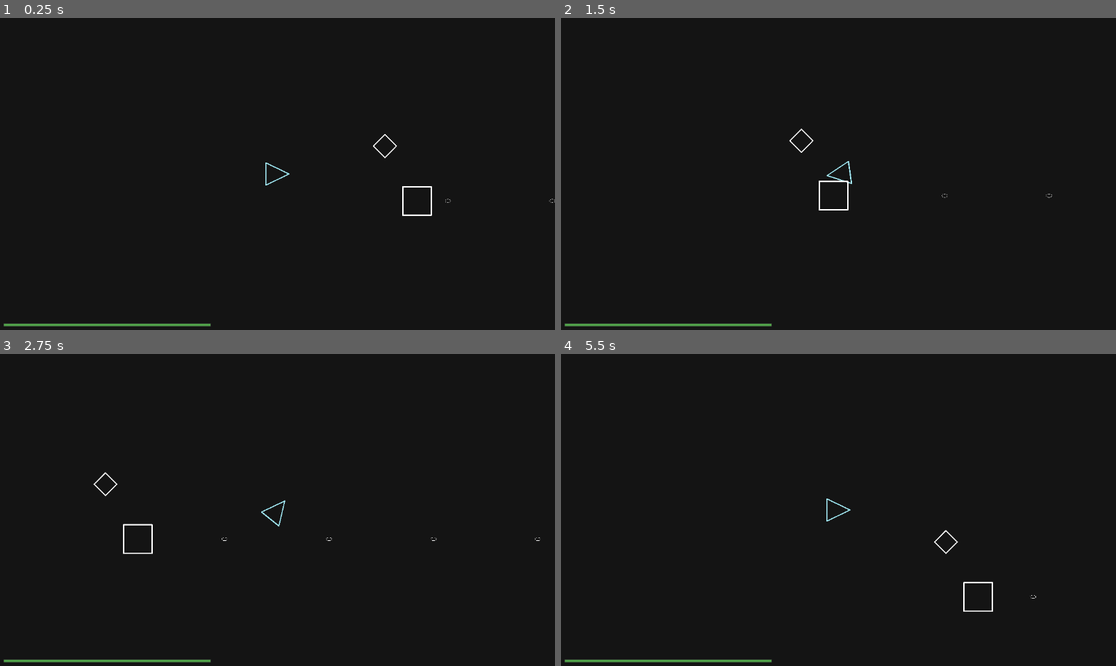
Above: before the commit, frames 1-4 (two rows, left to right).
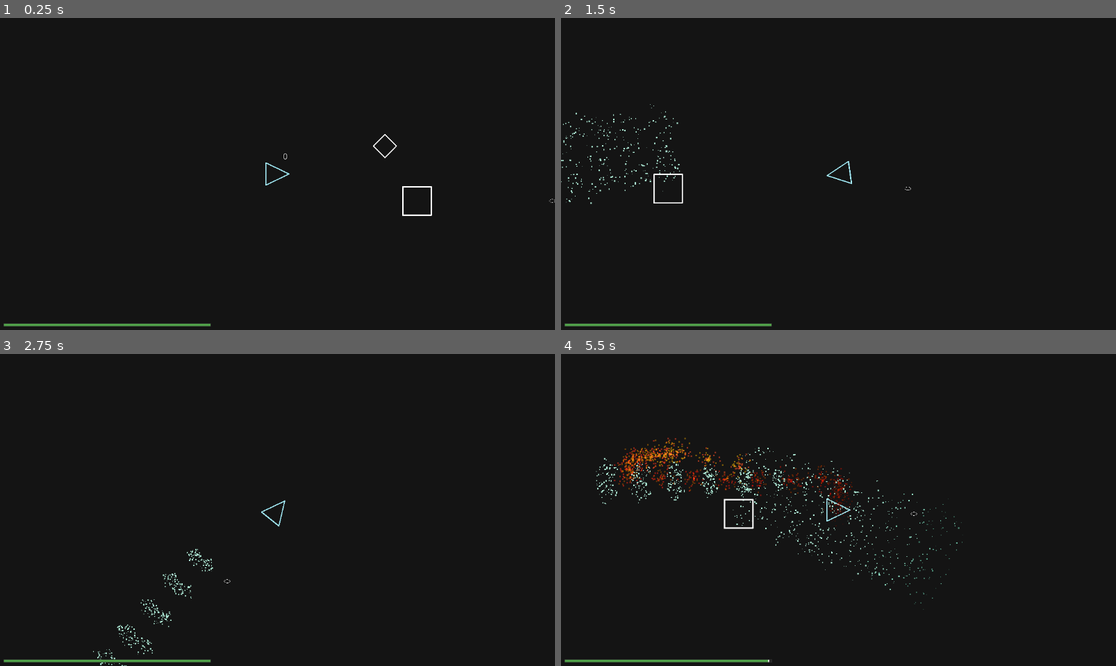
Above: after the commit, the same moments.

Repository: DavidEkpechue/Godot_Project
Game: Godot game, scene res://Levels/level.tscn
Two runs of this game, one before a commit and one after it. Both use one fixed random seed, a clock stepped at 60 frames per second and the inputs below.
Inputs (mouse positions are in pixels of both pictures, inside the frame that each line leads up to):
- Up to frame 1 (0.25 s): no input
- Up to frame 2 (1.5 s): tap Enter at 0.5 s; move the mouse to (960, 158) at 0.52 s; hold D (Right) 0.53-1.28 s; right-click (960, 158) at 0.6 s; tap Space (Dash, bound only before the commit) at 0.8, 1.35 s; move the mouse to (727, 189) at 1.27 s; hold S (Down) from 1.28 s (still down)
- Up to frame 3 (2.75 s): click (166, 525) at 1.55 s; move the mouse to (333, 441) at 2.02 s; release S (Down) at 2.03 s; hold D (Right) from 2.03 s (still down); click (333, 441) at 2.1 s; right-click (333, 441) at 2.3 s
- Up to frame 4 (5.5 s): move the mouse to (810, 572) at 2.77 s; release D (Right) at 2.78 s; hold W (Up) 2.78-3.53 s; right-click (810, 572) at 2.85 s; tap Space (Dash, bound only before the commit) at 3.05, 3.6, 5.3 s; move the mouse to (1005, 556) at 3.52 s; hold A (Left) 3.53-5.03 s; click (1005, 556) at 3.8 s; move the mouse to (672, 463) at 4.27 s; click (672, 463) at 4.35 s; right-click (672, 463) at 4.55 s; move the mouse to (866, 510) at 5.02 s; hold S (Down) from 5.03 s (still down); right-click (866, 510) at 5.1 s

The runs differ from the first frame. In frame 1, less than 0.1% of the frame differs, in the area x 51-82%, y 43-60%; in frame 2, 0.6%; in frame 3, 0.5%; in frame 4, 2.3%, in the area x 6-86%, y 26-99%.

Commit message:
added dashing

Diff:
--- /dev/null
+++ b/Assets/Particles/dashing_particles.tscn
@@ -0,0 +1,32 @@
+[gd_scene load_steps=6 format=3 uid="uid://dumy24kjo3emi"]
+
+[sub_resource type="Curve" id="Curve_0srm6"]
+_data = [Vector2(0, 1), 0.0, 0.0, 0, 0, Vector2(0.822917, 1), 0.0, 0.0, 0, 0, Vector2(1, 0), 0.0, 0.0, 0, 0]
+point_count = 3
+
+[sub_resource type="CurveTexture" id="CurveTexture_d74q6"]
+curve = SubResource("Curve_0srm6")
+
+[sub_resource type="Gradient" id="Gradient_44pka"]
+colors = PackedColorArray(1, 1, 1, 1, 1, 1, 1, 1)
+
+[sub_resource type="GradientTexture1D" id="GradientTexture1D_i3rtf"]
+gradient = SubResource("Gradient_44pka")
+
+[sub_resource type="ParticleProcessMaterial" id="ParticleProcessMaterial_xv2uw"]
+particle_flag_disable_z = true
+emission_shape = 1
+emission_sphere_radius = 1.0
+initial_velocity_min = 100.0
+initial_velocity_max = 200.0
+gravity = Vector3(0, 0, 0)
+scale_max = 3.0
+color_ramp = SubResource("GradientTexture1D_i3rtf")
+alpha_curve = SubResource("CurveTexture_d74q6")
+
+[node name="DashingParticles" type="GPUParticles2D"]
+self_modulate = Color(0.439216, 0.815686, 0.686275, 1)
+emitting = false
+amount = 2000
+process_material = SubResource("ParticleProcessMaterial_xv2uw")
+explosiveness = 0.25
--- /dev/null
+++ b/Assets/Particles/shooting_particles.tscn
@@ -0,0 +1,37 @@
+[gd_scene load_steps=6 format=3 uid="uid://ca4bmds15bh1f"]
+
+[sub_resource type="Gradient" id="Gradient_g3kos"]
+offsets = PackedFloat32Array(0.395349, 1)
+colors = PackedColorArray(1, 1, 1, 1, 1, 1, 1, 0)
+
+[sub_resource type="GradientTexture1D" id="GradientTexture1D_12e5r"]
+gradient = SubResource("Gradient_g3kos")
+
+[sub_resource type="Curve" id="Curve_2ckmq"]
+_data = [Vector2(0, 1), 0.0, 0.0, 0, 0, Vector2(1, 0), 0.0, 0.0, 0, 0]
+point_count = 2
+
+[sub_resource type="CurveTexture" id="CurveTexture_1wj84"]
+curve = SubResource("Curve_2ckmq")
+
+[sub_resource type="ParticleProcessMaterial" id="ParticleProcessMaterial_piejc"]
+particle_flag_disable_z = true
+emission_shape = 2
+emission_sphere_radius = 1.0
+spread = 46.452
+initial_velocity_min = 100.0
+initial_velocity_max = 200.0
+gravity = Vector3(0, 30, 0)
+scale_min = 2.0
+scale_max = 3.0
+scale_curve = SubResource("CurveTexture_1wj84")
+color_ramp = SubResource("GradientTexture1D_12e5r")
+
+[node name="ShootingParticles" type="GPUParticles2D"]
+self_modulate = Color(0.439216, 0.815686, 0.686275, 1)
+emitting = false
+amount = 30
+process_material = SubResource("ParticleProcessMaterial_piejc")
+lifetime = 0.2
+one_shot = true
+explosiveness = 1.0
--- a/Characters/player.tscn
+++ b/Characters/player.tscn
@@ -13,6 +13,10 @@
 [ext_resource type="Script" path="res://Scripts/hitflash_component.gd" id="11_hn6tb"]
 [ext_resource type="PackedScene" uid="uid://c8wdpag8kd6x4" path="res://Components/health_bar.tscn" id="12_8n3ui"]
 [ext_resource type="PackedScene" uid="uid://c3eqqyoy4rwg2" path="res://Components/damage_numbers_origin.tscn" id="13_nnxjp"]
+[ext_resource type="PackedScene" uid="uid://ca4bmds15bh1f" path="res://Assets/Particles/shooting_particles.tscn" id="14_wgyld"]
+[ext_resource type="PackedScene" uid="uid://plyxj56uecxt" path="res://Assets/Particles/PoisonParticle.tscn" id="15_qbqtf"]
+[ext_resource type="Script" path="res://DashComponent.gd" id="16_5ydb5"]
+[ext_resource type="PackedScene" uid="uid://dumy24kjo3emi" path="res://Assets/Particles/dashing_particles.tscn" id="17_7weab"]
 
 [sub_resource type="ShaderMaterial" id="ShaderMaterial_o77ak"]
 shader = ExtResource("1_ltgjy")
@@ -25,9 +29,13 @@
 shader_parameter/Enabled = false
 shader_parameter/Tint = Color(1, 0, 0, 1)
 
-[node name="Player" type="CharacterBody2D"]
+[node name="Player" type="CharacterBody2D" node_paths=PackedStringArray("health_component", "shoot_point", "fire_component", "dash_component")]
 material = SubResource("ShaderMaterial_o77ak")
 script = ExtResource("1_1eto2")
+health_component = NodePath("HealthComponent")
+shoot_point = NodePath("ShootPoint")
+fire_component = NodePath("FireComponent")
+dash_component = NodePath("DashComponent")
 
 [node name="Triangle" type="Sprite2D" parent="."]
 self_modulate = Color(0.690196, 1, 1, 1)
@@ -37,42 +45,63 @@
 texture = ExtResource("2_1pdrl")
 metadata/_edit_lock_ = true
 
+[node name="Camera2D" type="Camera2D" parent="."]
+
 [node name="CollisionPolygon2D" type="CollisionPolygon2D" parent="."]
-visible = false
 rotation = 1.5708
 scale = Vector2(0.1, 0.12)
 polygon = PackedVector2Array(0, -180, 215, 191, -215, 191)
 metadata/_edit_lock_ = true
 
+[node name="ShootPoint" type="Marker2D" parent="."]
+position = Vector2(34, 0)
+
+[node name="FireParticle" parent="." instance=ExtResource("8_ihmxm")]
+
+[node name="ShootingParticles" parent="." instance=ExtResource("14_wgyld")]
+
+[node name="PoisonParticle" parent="." instance=ExtResource("15_qbqtf")]
+scale = Vector2(3.0625, 3.0625)
+
+[node name="DashingParticles" parent="." instance=ExtResource("17_7weab")]
+position = Vector2(-31, 1)
+rotation = -3.13607
+
 [node name="HealthComponent" parent="." node_paths=PackedStringArray("damage_numbers_origin") instance=ExtResource("3_unae2")]
+MAX_HEALTH = 4000.0
 damage_numbers_origin = NodePath("../DamageNumbersOrigin")
 metadata/_edit_lock_ = true
 
-[node name="ShootPoint" type="Marker2D" parent="."]
-position = Vector2(34, 0)
+[node name="FireComponent" parent="." node_paths=PackedStringArray("spawnpoint", "particles") instance=ExtResource("4_gyshn")]
+spawnpoint = NodePath("../ShootPoint")
+particles = NodePath("../ShootingParticles")
 
-[node name="FireComponent" parent="." node_paths=PackedStringArray("spawnpoint") instance=ExtResource("4_gyshn")]
-spawnpoint = NodePath("../ShootPoint")
-
-[node name="CooldownComponent" parent="." instance=ExtResource("5_ycd1b")]
-wait_time = 2.0
-
-[node name="EffectsComponent" parent="." node_paths=PackedStringArray("health_component", "fire_particle") instance=ExtResource("6_rgxa5")]
+[node name="EffectsComponent" parent="." node_paths=PackedStringArray("health_component", "fire_particle", "poisoned_particle") instance=ExtResource("6_rgxa5")]
 health_component = NodePath("../HealthComponent")
 fire_particle = NodePath("../FireParticle")
+poisoned_particle = NodePath("../PoisonParticle")
 
 [node name="StatsComponent" type="Node2D" parent="." node_paths=PackedStringArray("health_component")]
 script = ExtResource("7_kqxyt")
 health_component = NodePath("../HealthComponent")
 
-[node name="FireParticle" parent="." instance=ExtResource("8_ihmxm")]
-
-[node name="Camera2D" type="Camera2D" parent="."]
-
 [node name="HitflashComponent" type="Node2D" parent="." node_paths=PackedStringArray("health_component", "hitflash_animation")]
 script = ExtResource("11_hn6tb")
 health_component = NodePath("../HealthComponent")
 hitflash_animation = NodePath("../HitFlashAnimationPlayer")
+
+[node name="DamageNumbersOrigin" parent="." instance=ExtResource("13_nnxjp")]
+
+[node name="DashComponent" type="Node" parent="." node_paths=PackedStringArray("dash_effect")]
+script = ExtResource("16_5ydb5")
+dash_duration = 0.2
+dash_cooldown = 0.1
+dash_effect = NodePath("../DashingParticles")
+
+[node name="CooldownComponent" parent="." instance=ExtResource("5_ycd1b")]
+wait_time = 0.5
+
+[node name="Timer" type="Timer" parent="."]
 
 [node name="HitFlashAnimationPlayer" parent="." instance=ExtResource("10_1hy3r")]
 
@@ -91,6 +120,5 @@
 value = 100.0
 health_component = NodePath("../../HealthComponent")
 
-[node name="DamageNumbersOrigin" parent="." instance=ExtResource("13_nnxjp")]
-
+[connection signal="dash_cooldown_complete" from="DashComponent" to="." method="_on_dash_cooldown_complete"]
 [connection signal="timeout" from="CooldownComponent" to="." method="_on_cooldown_component_timeout"]
--- a/Characters/tower.tscn
+++ b/Characters/tower.tscn
@@ -11,6 +11,7 @@
 [ext_resource type="PackedScene" uid="uid://plyxj56uecxt" path="res://Assets/Particles/PoisonParticle.tscn" id="8_hfs1t"]
 [ext_resource type="Script" path="res://Scripts/hitflash_component.gd" id="9_wkq3t"]
 [ext_resource type="Script" path="res://Components/damage_numbers_origin.gd" id="11_ma8yo"]
+[ext_resource type="PackedScene" uid="uid://ca4bmds15bh1f" path="res://Assets/Particles/shooting_particles.tscn" id="12_jxyk4"]
 
 [sub_resource type="ShaderMaterial" id="ShaderMaterial_fgf4g"]
 shader = ExtResource("2_hlvnt")
@@ -71,35 +72,42 @@
 shape = SubResource("RectangleShape2D_6eaqf")
 metadata/_edit_lock_ = true
 
-[node name="FiringComponent" type="Node2D" parent="." node_paths=PackedStringArray("spawnpoint")]
+[node name="FiringComponent" type="Node2D" parent="." node_paths=PackedStringArray("spawnpoint", "particles")]
 script = ExtResource("2_g8d21")
 spawnpoint = NodePath("../SpawnPoint")
+particles = NodePath("../ShootingParticles")
 
 [node name="SpawnPoint" type="Marker2D" parent="."]
 position = Vector2(47, 0)
+metadata/_edit_lock_ = true
 
 [node name="HealthComponent" type="Node2D" parent="." node_paths=PackedStringArray("damage_numbers_origin")]
 script = ExtResource("3_4oaud")
 MAX_HEALTH = 200.0
 damage_numbers_origin = NodePath("../DamageNumbersOrigin")
+metadata/_edit_lock_ = true
 
 [node name="CoolDownComponent" parent="." instance=ExtResource("5_xoheo")]
-wait_time = 0.2
+wait_time = 0.5
 
 [node name="EffectsComponent" type="Node2D" parent="." node_paths=PackedStringArray("health_component", "fire_particle", "poisoned_particle")]
 script = ExtResource("6_foxks")
 health_component = NodePath("../HealthComponent")
 fire_particle = NodePath("../FireParticle")
 poisoned_particle = NodePath("../PoisonParticle")
+metadata/_edit_lock_ = true
 
 [node name="FireParticle" parent="." instance=ExtResource("7_m7tp0")]
+metadata/_edit_lock_ = true
 
 [node name="PoisonParticle" parent="." instance=ExtResource("8_hfs1t")]
+metadata/_edit_lock_ = true
 
 [node name="HitflashComponent" type="Node2D" parent="." node_paths=PackedStringArray("health_component", "hitflash_animation")]
 script = ExtResource("9_wkq3t")
 health_component = NodePath("../HealthComponent")
 hitflash_animation = NodePath("../AnimationPlayer")
+metadata/_edit_lock_ = true
 
 [node name="AnimationPlayer" type="AnimationPlayer" parent="."]
 libraries = {
@@ -108,5 +116,9 @@
 
 [node name="DamageNumbersOrigin" type="Node2D" parent="."]
 script = ExtResource("11_ma8yo")
+metadata/_edit_lock_ = true
+
+[node name="ShootingParticles" parent="." instance=ExtResource("12_jxyk4")]
+metadata/_edit_lock_ = true
 
 [connection signal="timeout" from="CoolDownComponent" to="." method="_on_cool_down_component_timeout"]
--- /dev/null
+++ b/Components/dash_component.tscn
@@ -0,0 +1,10 @@
+[gd_scene load_steps=2 format=3 uid="uid://bhrf58bloq2f4"]
+
+[ext_resource type="Script" path="res://DashComponent.gd" id="1_5v55g"]
+
+[node name="DashComponent" type="Node2D"]
+script = ExtResource("1_5v55g")
+
+[node name="dash_timer" type="Timer" parent="."]
+
+[node name="cooldown_timer" type="Timer" parent="."]
--- a/Components/health_bar.tscn
+++ b/Components/health_bar.tscn
@@ -1,6 +1,6 @@
 [gd_scene load_steps=6 format=3 uid="uid://c8wdpag8kd6x4"]
 
-[ext_resource type="Script" path="res://HealthBar.gd" id="1_h2lmk"]
+[ext_resource type="Script" path="res://Scripts/HealthBar.gd" id="1_mlu8u"]
 
 [sub_resource type="StyleBoxEmpty" id="StyleBoxEmpty_iil7l"]
 
@@ -27,7 +27,7 @@
 theme_override_styles/fill = SubResource("StyleBoxFlat_5yvwp")
 value = 60.0
 show_percentage = false
-script = ExtResource("1_h2lmk")
+script = ExtResource("1_mlu8u")
 
 [node name="DamageBar" type="ProgressBar" parent="."]
 z_index = -1
--- /dev/null
+++ b/DashComponent.gd
@@ -0,0 +1,50 @@
+extends Node
+class_name DashComponent
+
+# Exports for customizing the dash behavior
+@export var dash_speed: float = 2000.0  # Dash speed
+@export var dash_duration: float = 1  # Dash time in seconds
+@export var dash_cooldown: float = 1.0  # Cooldown time in seconds
+@export var dash_effect: GPUParticles2D
+var is_dashing: bool = false
+var dash_velocity: Vector2 = Vector2.ZERO  # Separate variable for dash velocity
+
+# Reference to the parent CharacterBody2D
+@onready var character_body: CharacterBody2D = get_parent() as CharacterBody2D
+
+# Timer for managing dash duration
+@onready var dash_timer: Timer = Timer.new()
+
+# Timer for managing dash cooldown
+@onready var cooldown_timer: Timer = Timer.new()
+
+signal dash_cooldown_complete
+
+
+func _ready():
+	add_child(dash_timer)
+	add_child(cooldown_timer)
+	dash_timer.connect("timeout", Callable(self, "_on_dash_timer_timeout"))
+	cooldown_timer.connect("timeout", Callable(self, "_on_cooldown_timer_timeout"))
+	dash_timer.set_one_shot(true)
+	cooldown_timer.set_one_shot(true)
+
+# Function to start the dash
+func dash(direction: Vector2):
+	if not is_dashing and cooldown_timer.is_stopped():  # Check that we're not already dashing and cooldown is done
+		print('test')
+		dash_effect.emitting = true
+		dash_velocity = direction.normalized() * dash_speed
+		is_dashing = true
+		dash_timer.start(dash_duration)
+
+# Function called when dash duration is over
+func _on_dash_timer_timeout():
+	is_dashing = false
+	dash_effect.emitting = false
+	character_body.velocity = Vector2.ZERO  # Reset the character's velocity
+	cooldown_timer.start(dash_cooldown)
+
+# Function called when dash cooldown is over
+func _on_cooldown_timer_timeout():
+	dash_cooldown_complete.emit()
--- a/Levels/level.tscn
+++ b/Levels/level.tscn
@@ -35,6 +35,7 @@
 
 [node name="Tower" parent="." instance=ExtResource("3_ivmim")]
 position = Vector2(419, 204)
+base_damage = 60.0
 
 [node name="WorldEnvironment" type="WorldEnvironment" parent="."]
 environment = SubResource("Environment_kfh5q")
--- a/Projectiles/base_projectile.tscn
+++ b/Projectiles/base_projectile.tscn
@@ -10,12 +10,12 @@
 [node name="BaseProjectile" type="Area2D"]
 script = ExtResource("1_eve84")
 
+[node name="Timer" type="Timer" parent="."]
+
 [node name="Oval" type="Sprite2D" parent="."]
 rotation = 1.5708
 scale = Vector2(0.025, 0.025)
 texture = ExtResource("2_rbhjv")
-
-[node name="SelfDestructTimer" type="Timer" parent="."]
 
 [node name="HitBox" type="CollisionShape2D" parent="."]
 rotation = 1.5708
@@ -23,4 +23,4 @@
 shape = SubResource("CapsuleShape2D_vp2ew")
 
 [connection signal="body_entered" from="." to="." method="_on_body_entered"]
-[connection signal="timeout" from="SelfDestructTimer" to="." method="_on_self_destruct_timer_timeout"]
+[connection signal="timeout" from="Timer" to="." method="_on_timer_timeout"]
--- a/Scripts/BaseProjectile.gd
+++ b/Scripts/BaseProjectile.gd
@@ -4,8 +4,9 @@
 var direction: Vector2 = Vector2.UP
 var damage: float
 var effect_array
+@onready var timer = $Timer
 func _ready():
-	$SelfDestructTimer.start()
+	timer.start()
 
 func _process(delta):
 	position += direction * speed * delta
@@ -25,5 +26,5 @@
 
 
 
-func _on_self_destruct_timer_timeout():
-	queue_free()
+func _on_timer_timeout():
+	queue_free() # Replace with function body.
--- a/HealthBar.gd
+++ b/Scripts/HealthBar.gd
@@ -10,6 +10,10 @@
 func _ready():
 	if health_component:
 		health_component.connect("health_changed", Callable(self, "_set_healthbar"))
+		value = health_component.MAX_HEALTH
+		dmg_bar.value = health_component.MAX_HEALTH
+		max_value = health_component.MAX_HEALTH
+		dmg_bar.max_value = health_component.MAX_HEALTH
 
 func _set_healthbar(new_health):
 	# Update the ProgressBar to reflect the new health
@@ -37,7 +41,6 @@
 	else:
 		dmg_bar.value = health
 
-
 func _on_timer_timeout():
 	var tween = get_tree().create_tween()
 	tween.tween_property($DamageBar, "value", health, .5).set_ease(Tween.EASE_OUT)
--- a/Scripts/PickupComponent.gd
+++ b/Scripts/PickupComponent.gd
@@ -5,6 +5,7 @@
 @export var pickup_efect: GPUParticles2D
 @export var sprite: Sprite2D
 @export var stat_change: String
+@export var stat_amt: float
 
 func _ready():
 	if pickup_area:
@@ -23,7 +24,7 @@
 	print(stat_change)
 	if body.name == "Player":
 		var stats = body.get_node("StatsComponent")
-		stats.change_stat(stat_change)  # Add coins to the player stats
+		stats.change_stat(stat_change, stat_amt)  # Add coins to the player stats
 		play_disappear_particle()  # Call the function to play the particle effect
 
 	else:
--- a/Scripts/Player.gd
+++ b/Scripts/Player.gd
@@ -2,59 +2,79 @@
 
 @export var health_component: HealthComponent
 @export var shoot_point: Marker2D
-@export var fire_component: FiringComponent	 # Reference to the FiringComponent
+@export var fire_component: FiringComponent  # Reference to the FiringComponent
+@export var dash_component: DashComponent  # Add this line
 
 @export var health: float
 @export var speed: float = 400
 @export var damage_multiplier: float = 1
 @export var base_damage: float = 5
 @export var exp: float
-@export var projectiles_per_shot: int
+@export var projectiles_per_shot: int = 3
 @export var power_ups: Array
 
 var can_fire: bool = true
-var can_dash: bool = true
+var can_dash: bool = true  # Make sure to control this variable based on dash cooldown
 var player_direction: Vector2
-var effect_array
-var effect_to_apply: String = "poison"
-var effect_intensity: float = 1
+var effect_array: Array
+var effect_to_apply: String
+var effect_intensity: float = 1.0
 var effect_duration: int = 5
-var effect_seconds_between_tics: float = 1
+var effect_seconds_between_tics: float = 1.0
 
 
 func set_effect():
-	effect_array = []  # Clear the array or reinitialize it
-	effect_array.append(effect_to_apply)
-	effect_array.append(effect_intensity)
-	effect_array.append(effect_duration)
-	effect_array.append(effect_seconds_between_tics)
-
+	# Initialize the effect_array with poison effect details
+	effect_array = [effect_to_apply, effect_intensity, effect_duration, effect_seconds_between_tics]
 
 func _ready():
+	# Set the initial color of the triangle and get the components
 	$Triangle.modulate = Color.SKY_BLUE
-	fire_component = $FireComponent	 # Make sure this is the correct path to the FiringComponent
+	fire_component = $FireComponent
+	# dash_component.connect("dash_cooldown_complete", Callable(self, "_on_dash_cooldown_complete"))
+	health_component.damage(0)
 
 func handle_direction():
+	# Rotate the player to face the mouse position
 	look_at(get_global_mouse_position())
 	player_direction = (get_global_mouse_position() - position).normalized()
 
 func handle_main_action():
+	# Handle the main action (shooting)
 	if Input.is_action_just_pressed("MainAction") and can_fire:
-		print('shoot')
-		set_effect()
-		fire_component.fire_projectile(player_direction, base_damage, effect_array)
-		$CooldownComponent.start()
+		for i in range(projectiles_per_shot):
+			set_effect()
+			fire_component.fire_projectile(player_direction, base_damage, effect_array)
+			await get_tree().create_timer(.0355).timeout
+			$CooldownComponent.start()
 		can_fire = false
 
+func handle_dash():
+	if Input.is_action_just_pressed("Dash") and can_dash:
+		dash_component.dash(player_direction)  # Use the current player direction for dashing
+		can_dash = false  # Disable dashing until cooldown finishes
+
 func _process(delta):
+	# Process input for direction, main action, and dash
 	handle_direction()
 	handle_main_action()
+	handle_dash()
 
 func _physics_process(delta):
-	var direction = Input.get_vector("Left", "Right", "Up", "Down")
-	velocity = direction * speed
+	if dash_component.is_dashing:
+		# When dashing, use the dash velocity from the DashComponent
+		velocity = dash_component.dash_velocity
+	else:
+		# Regular movement logic
+		var direction = Input.get_vector("Left", "Right", "Up", "Down")
+		velocity = direction * speed
+
+	# Apply the calculated velocity
 	move_and_slide()
 
+func _on_cooldown_component_timeout():
+	# Reset the ability to fire and dash after the cooldown
+	can_fire = true
 
-func _on_cooldown_component_timeout():
-	can_fire = true
+func _on_dash_cooldown_complete():
+	can_dash = true  # Re-enable dashing after cooldown
--- a/Scripts/StatsComponent.gd
+++ b/Scripts/StatsComponent.gd
@@ -21,8 +21,10 @@
 	health = health_amt
 	print(health)
 
-func change_stat(stat_change):
+func change_stat(stat_change, stat_amt):
 	print("changing stat", stat_change)
 	match stat_change:
 		"coins":
-			add_coins(1)
+			add_coins(stat_amt)
+		"health":
+			health_component.heal(stat_amt)
--- a/Scripts/fire_component.gd
+++ b/Scripts/fire_component.gd
@@ -4,9 +4,12 @@
 var projectile_scene: PackedScene = load("res://Projectiles/base_projectile.tscn")
 @export var spawnpoint: Marker2D
 @export var damage: float
+@export var particles: GPUParticles2D
+
+
 
 func _ready():
-	pass
+	particles.position = spawnpoint.position
 
 func fire_projectile(direction, damage, effect):
 	var projectile = projectile_scene.instantiate() as Area2D
@@ -16,3 +19,4 @@
 	projectile.damage = damage
 	projectile.effect_array = effect
 	get_tree().current_scene.add_child(projectile)
+	particles.emitting = true
--- a/Scripts/tower.gd
+++ b/Scripts/tower.gd
@@ -3,7 +3,8 @@
 @export var can_shoot: bool = true
 @export var shoot_direction: Vector2 = Vector2.RIGHT
 @export var damage_multiplier: float
-@export var base_damage: float = 5
+@export var base_damage: float
+
 var fire_component
 var effect_array
 var effect_to_apply: String = "fire"
--- a/item_test.tscn
+++ b/item_test.tscn
@@ -18,7 +18,8 @@
 pickup_area = NodePath("../Area2D")
 pickup_efect = NodePath("../PickupParticles")
 sprite = NodePath("../Diamond")
-stat_change = "coins"
+stat_change = "health"
+stat_amt = 3000.0
 
 [node name="Area2D" type="Area2D" parent="."]
 
--- a/project.godot
+++ b/project.godot
@@ -52,7 +52,7 @@
 }
 Dash={
 "deadzone": 0.5,
-"events": [Object(InputEventKey,"resource_local_to_scene":false,"resource_name":"","device":-1,"window_id":0,"alt_pressed":false,"shift_pressed":false,"ctrl_pressed":false,"meta_pressed":false,"pressed":false,"keycode":0,"physical_keycode":32,"key_label":0,"unicode":32,"echo":false,"script":null)
+"events": [Object(InputEventMouseButton,"resource_local_to_scene":false,"resource_name":"","device":-1,"window_id":0,"alt_pressed":false,"shift_pressed":false,"ctrl_pressed":false,"meta_pressed":false,"button_mask":2,"position":Vector2(50, 11),"global_position":Vector2(54, 52),"factor":1.0,"button_index":2,"canceled":false,"pressed":true,"double_click":false,"script":null)
 ]
 }
 
Not shown: 1 places in Characters/player.tscn that only renumber resources
Not shown: 1 places in Characters/tower.tscn that only renumber resources
